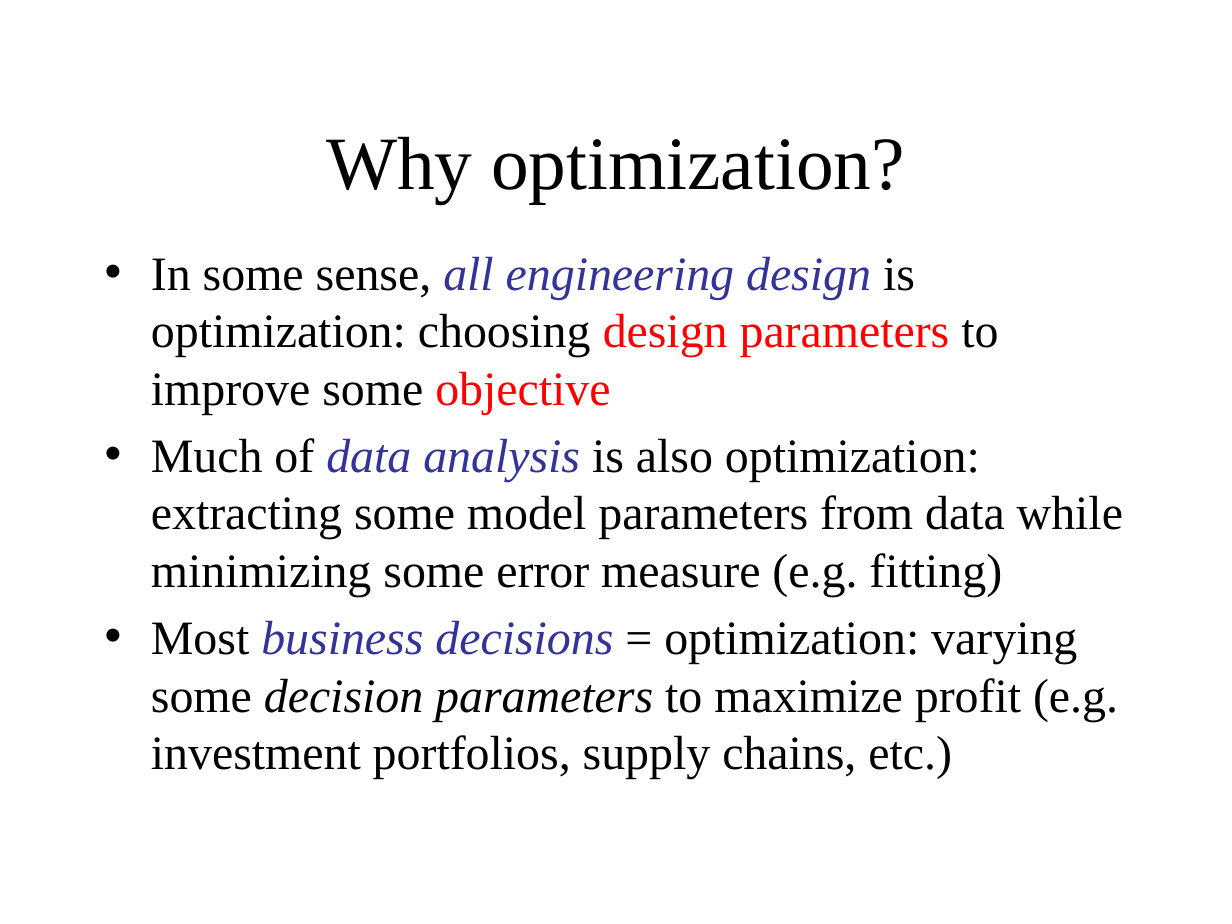
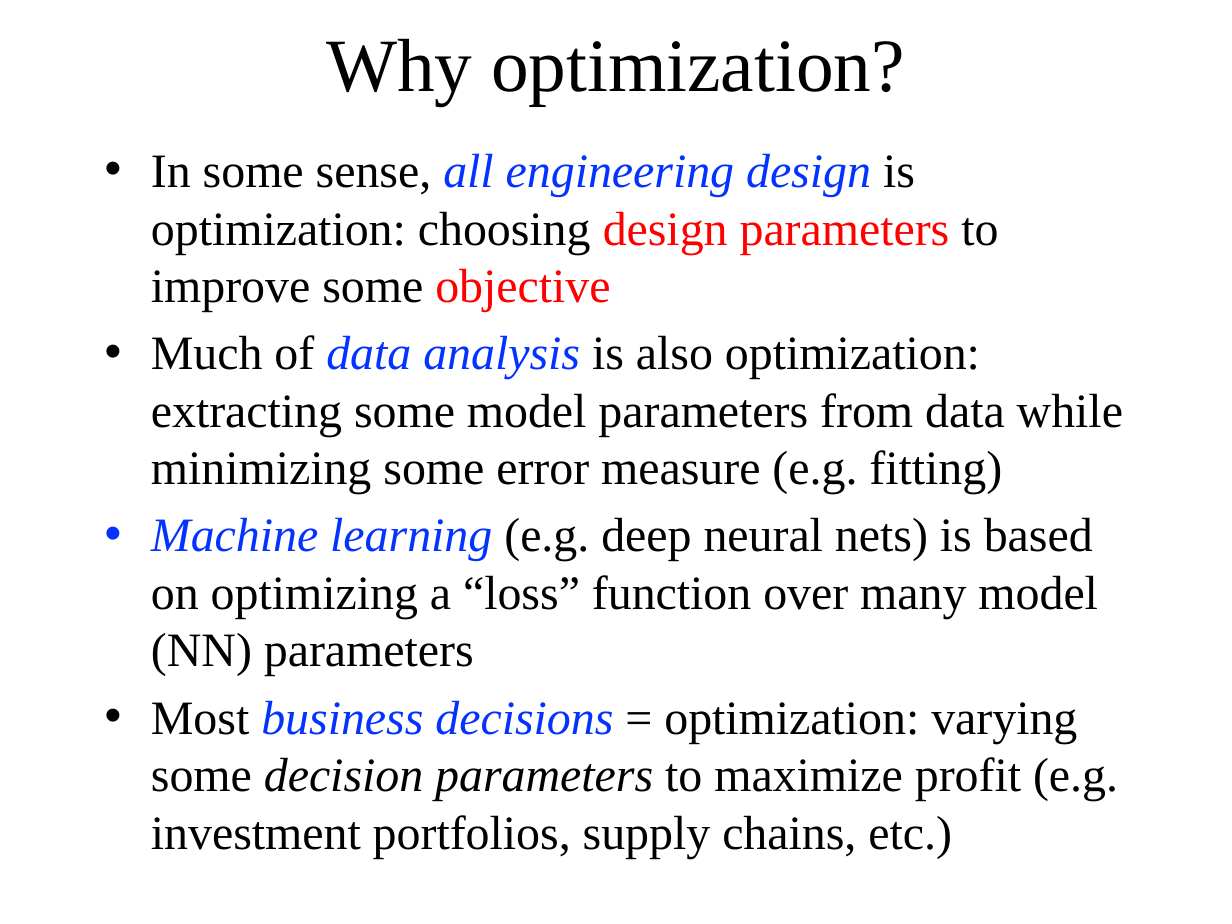
Before and after one commit to mitmath/18335, a slide deck: slide 2 of notes/optimization.pptx. Drawn at 1232x924 pixels with LibreOffice and Linux fonts; fonts in the diff are those of the drawing. Boxes give left, top, right and bottom in pixels: in the first picture for what was removed or moved away, otherwise in the second. Text is boxed around its words. In the diff, an @@ line names an element or a change of style, - is before the commit and + after.

```diff
--- a/notes/optimization.pptx
+++ b/notes/optimization.pptx
@@ title "Why optimization?": place and size @@
-title "Why optimization?" at (326, 136, 904, 203)
+title "Why optimization?" at (326, 38, 904, 106)
@@ text "In some sense, all engineering ...": place and size @@
-text "In some sense, all engineering ..." at (151, 256, 1123, 779)
+text "In some sense, all engineering ..." at (151, 153, 1123, 858)
@@ text at (151, 153, 1123, 858): text colour #333399 to #0432FF in "all engineering design", "data analysis", "business decisions" @@
@@ text at (151, 517, 1098, 676): paragraph added @@
+• Machine learning (e.g. deep neural nets) is based on optimizing a “loss” function over many model (NN) parameters
```
Also in this commit, not shown: 4 other slides changed, 1 other file.
